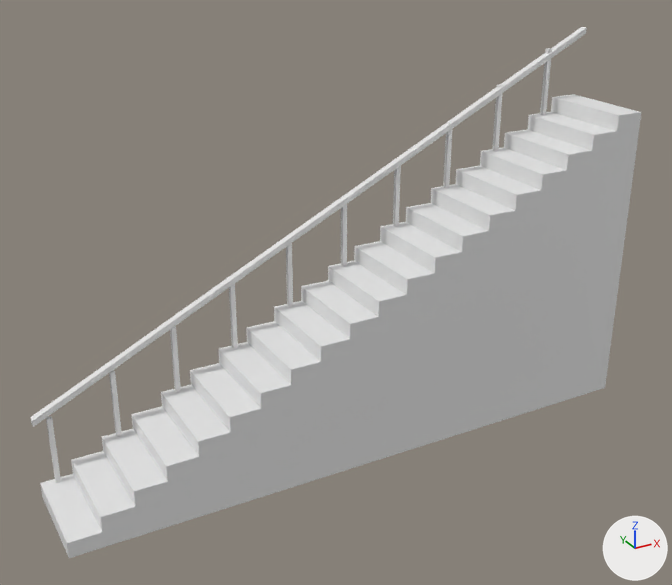
The glTF model assets/kit/walls/stair_gallery_8m.glb as it was, and as the next commit left it.
Camera for both pictures: a camera (50 mm lens) standing at (-1.42, -8.47, 6.91) and looking at (3.75, 0.92, 2.21). The lights are fixed; the arrows at lower right show +X, +Y and +Z. The picture after the commit comes second. Objects named as collision shapes, trigger or cutter boxes, shadow casters or lower levels of detail are left out. Where no turn or scale is listed for an object, it has been applied to the vertices.

Names of what the first picture shows: 'stair_gallery_8m__rail-col', 'stair_gallery_8m__steps'.
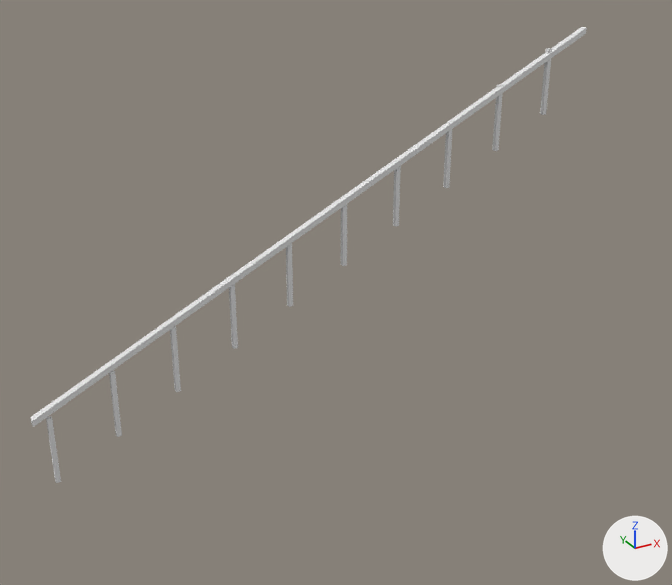
Where the change shows, as pixel boxes (x1, y1, x2, y2) in the pictures (672 x 585 px):
'stair_gallery_8m__steps', deleted: before (40, 94, 641, 558)

The change in detail:
Object 'stair_gallery_8m__steps' (ob_stair_gallery_8m__steps) is deleted.
